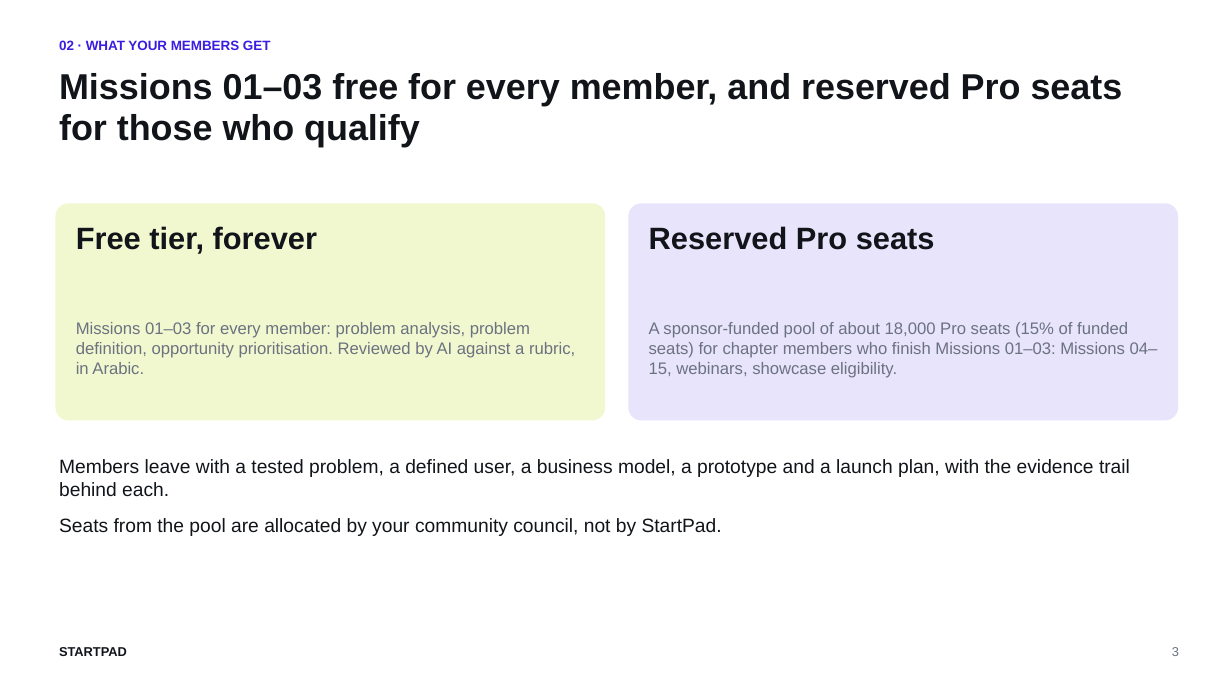
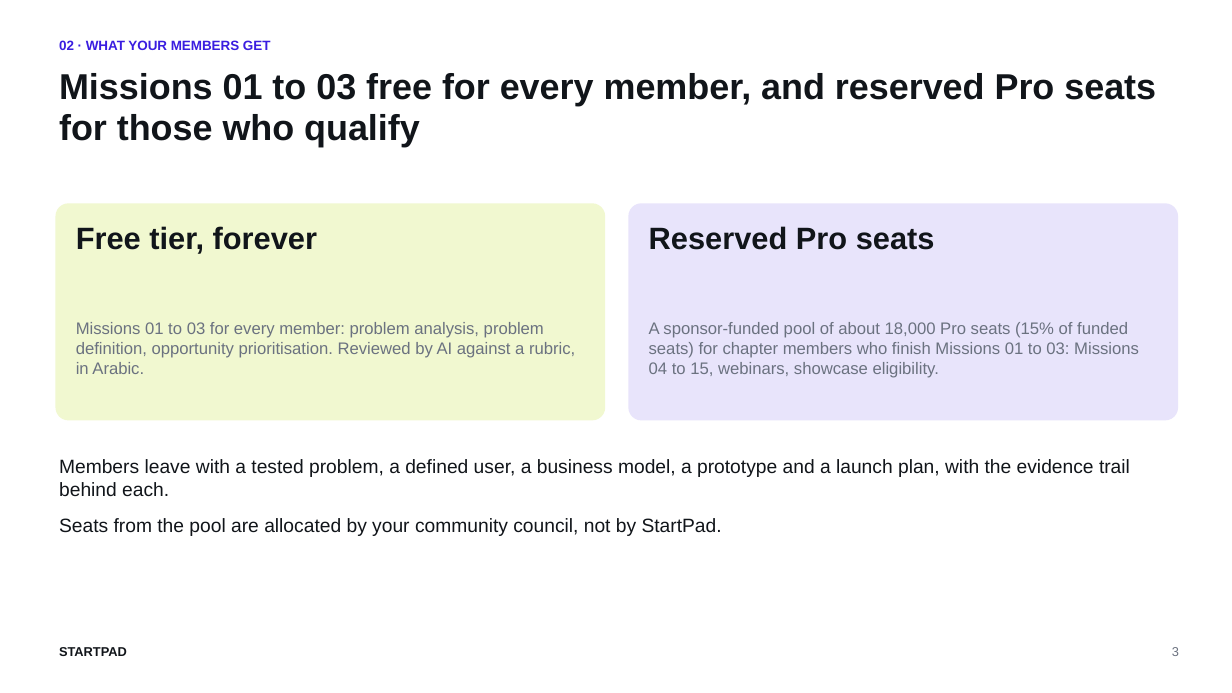
Before and after one commit to AbdelrhmanSoliman96/Abdelrhman-Soliman, a slide deck: slide 3 of StartPad/StartPad_Deck_Youth_Organisations.pptx. Drawn at 1232x693 pixels with LibreOffice and Linux fonts; fonts in the diff are those of the drawing. Boxes give left, top, right and bottom in pixels: in the first picture for what was removed or moved away, otherwise in the second. Text is boxed around its words. In the diff, an @@ line names an element or a change of style, - is before the commit and + after.

```diff
--- a/StartPad/StartPad_Deck_Youth_Organisations.pptx
+++ b/StartPad/StartPad_Deck_Youth_Organisations.pptx
@@ text at box(59, 73, 1156, 147): text changed @@
-Missions 01–03 free for every member, and reserved Pro seats for those who qualify
+Missions 01 to 03 free for every member, and reserved Pro seats for those who qualify
@@ text at box(76, 322, 575, 374): text changed @@
-Missions 01–03 for every member: problem analysis, problem definition, opportunity prioritisation. Reviewed by AI against a rubric, in Arabic.
+Missions 01 to 03 for every member: problem analysis, problem definition, opportunity prioritisation. Reviewed by AI against a rubric, in Arabic.
@@ text at box(649, 322, 1139, 378): text changed @@
-A sponsor-funded pool of about 18,000 Pro seats (15% of funded seats) for chapter members who finish Missions 01–03: Missions 04–15, webinars, showcase eligibility.
+A sponsor-funded pool of about 18,000 Pro seats (15% of funded seats) for chapter members who finish Missions 01 to 03: Missions 04 to 15, webinars, showcase eligibility.
```
Also in this commit, not shown: 5 other slides changed, 4 other files.
